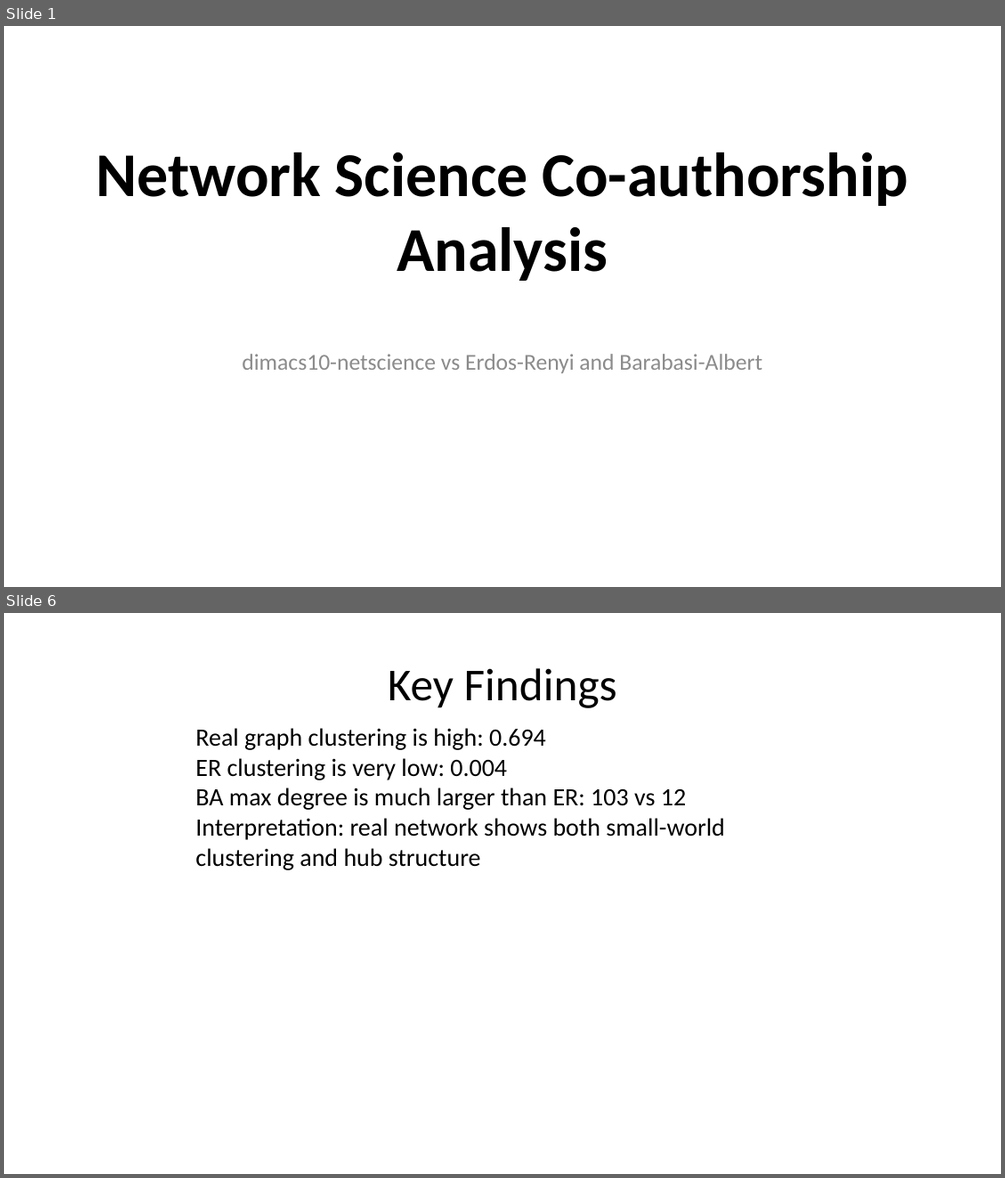
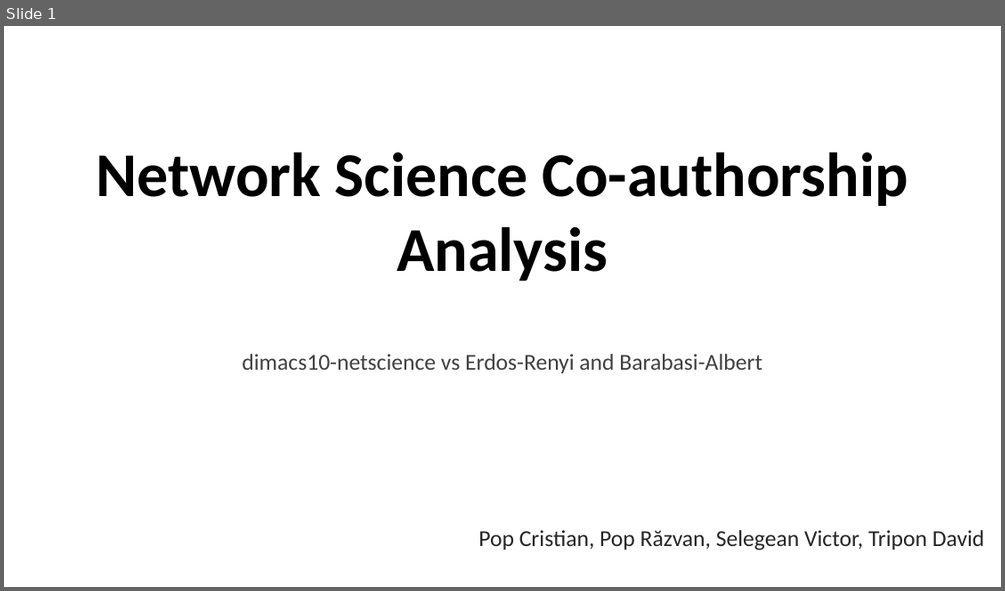
Before and after one commit to cristi-an-pop/graphs, a slide deck: NetworkScience_Presentation.pptx. Shown one above the other, each under a label of ours: slides 1 and 6 before the commit, slide 1 after it; the slides between them are not shown. The pictures are 1005x1178 and 1005x591 pixels, drawn with LibreOffice and Linux fonts; fonts in the diff are those of the drawing. Boxes give left, top, right and bottom in pixels: in the first picture for what was removed or moved away, otherwise in the second. Text is boxed around its words. In the diff, an @@ line names an element or a change of style, - is before the commit and + after.

```diff
--- a/NetworkScience_Presentation.pptx
+++ b/NetworkScience_Presentation.pptx
@@ slide 6 removed at (4, 613, 1001, 1174), background #FFFFFF @@
@@ title removed at (388, 668, 617, 708) @@
-Key Findings
@@ text removed at (195, 728, 724, 870) @@
-Real graph clustering is high: 0.694
-ER clustering is very low: 0.004
-BA max degree is much larger than ER: 103 vs 12
-Interpretation: real network shows both small-world
-clustering and hub structure
@@ slide 1 changed as well @@
@@ subtitle "dimacs10-netscience vs Erdos-Renyi and Barabasi-Albert" at (242, 354, 762, 373): text colour #8C8C8C to #404040 @@
@@ text added at (478, 530, 985, 550), 22 pt, text #262626 @@
+Pop Cristian, Pop Răzvan, Selegean Victor, Tripon David
```
Also in this commit, not shown: 7 other slides changed, 1 slide added, 5 other slides removed.
